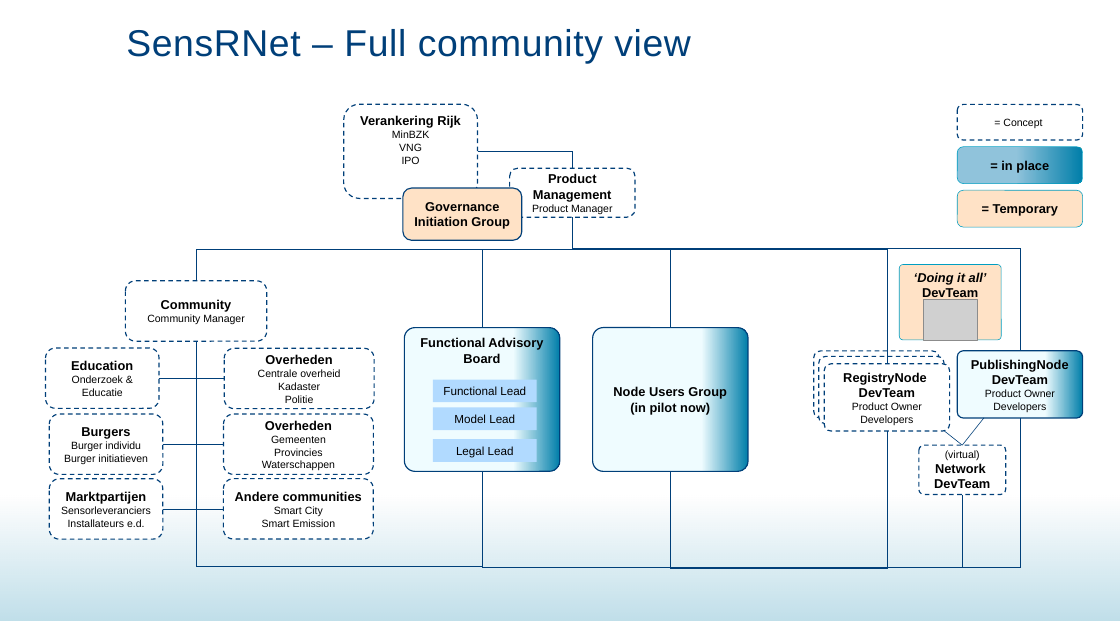
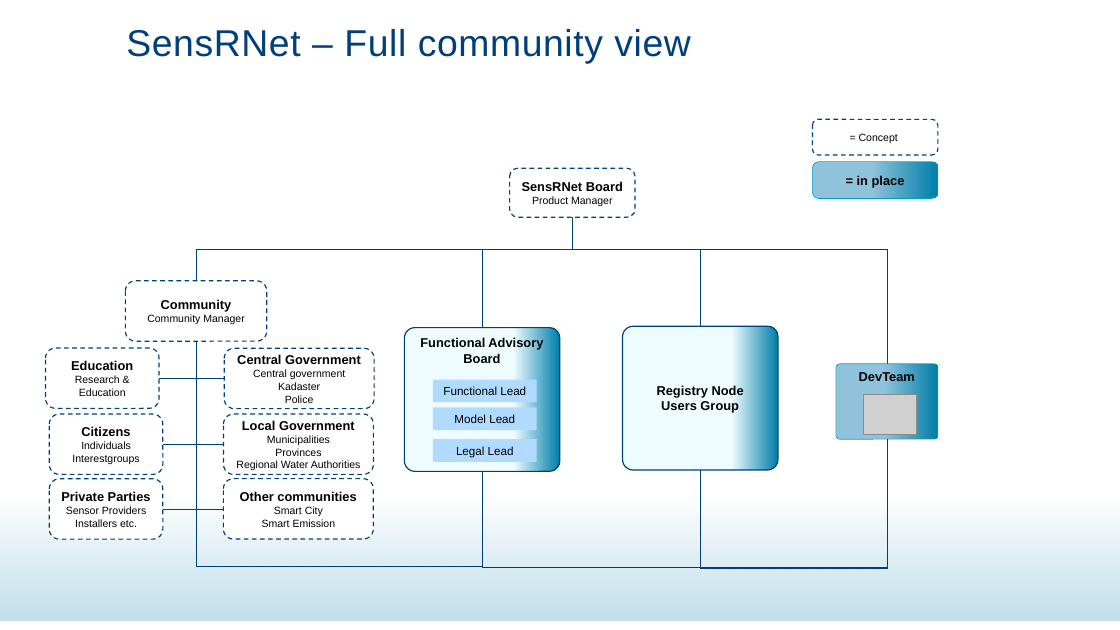
Before and after one commit to kadaster-labs/sensrnet-home, a slide deck: slide 1 of docs/SensRNet-OrganisatieStructuur.pptx. Drawn at 1120x630 pixels with LibreOffice and Linux fonts; fonts in the diff are those of the drawing; grey boxes stand for pictures; background and template pictures are left out. Boxes give left, top, right and bottom in pixels: in the first picture for what was removed or moved away, otherwise in the second. Text is boxed around its words. In the diff, an @@ line names an element or a change of style, - is before the commit and + after.

Commit message:
vereenvoudigde versie

```diff
--- a/docs/SensRNet-OrganisatieStructuur.pptx
+++ b/docs/SensRNet-OrganisatieStructuur.pptx
@@ rounded rectangle removed at [344,104,477,198] @@
-Verankering Rijk MinBZK
-VNG
-IPO
@@ rounded rectangle "= Concept": place and size @@
-rounded rectangle "= Concept" at [958,104,1083,139]
+rounded rectangle "= Concept" at [812,119,938,155]
@@ elbow line removed from (572, 168) to (478, 151) @@
@@ rounded rectangle "= in place": place and size @@
-rounded rectangle "= in place" at [958,147,1083,184]
+rounded rectangle "= in place" at [812,161,938,198]
@@ rounded rectangle removed at [403,188,523,240] @@
-Governance
-Initiation Group
@@ text in rounded rectangle at [522,181,623,191]: text changed @@
-Product Management
+SensRNet Board
@@ rounded rectangle removed at [958,190,1083,227] @@
-= Temporary
@@ elbow line moved from (572, 218) - (670, 328) to (572, 218) - (701, 326) @@
@@ elbow line removed from (1020, 351) to (572, 218) @@
@@ text in rounded rectangle at [914,272,987,285]: paragraph removed @@
-‘Doing it all’
@@ rounded rectangle "Registry Node": place and size @@
-rounded rectangle "Registry Node" at [593,328,749,471]
+rounded rectangle "Registry Node" at [623,326,778,470]
@@ text in rounded rectangle at [237,354,361,379]: text changed; size 9 to 11 pt; bold on @@
-Overheden
-Centrale overheid
+Central Government
+Central government
@@ rounded rectangle removed at [814,351,939,418] @@
@@ rounded rectangle removed at [819,356,944,423] @@
@@ rounded rectangle removed at [958,351,1083,418] @@
-PublishingNode DevTeam
-Product Owner
-Developers
@@ text in rounded rectangle at [75,375,126,396]: text changed @@
-Onderzoek &
-Educatie
+Research &
+Education
@@ text in rounded rectangle at [657,385,744,413]: text changed @@
-Node Users Group
-(in pilot now)
+Registry Node
+Users Group
@@ rounded rectangle removed at [824,364,949,431] @@
-RegistryNode
-DevTeam
-Product Owner
-Developers
@@ rounded rectangle "DevTeam": place and size @@
-rounded rectangle "DevTeam" at [900,265,1002,340]
+rounded rectangle "DevTeam" at [836,364,938,439]
@@ rounded rectangle "DevTeam" at [836,364,938,439]: fill #FFE2C6 to gradient #90C3DB to #007EA9 @@
@@ text in rounded rectangle at [285,395,314,403]: text changed @@
-Politie
+Police
@@ elbow line removed from (1020, 418) to (482, 471) @@
@@ picture: place and size @@
-picture at [923,300,977,340]
+picture at [864,394,918,434]
@@ line removed from (984, 418) to (963, 445) @@
@@ text in rounded rectangle at [72,426,139,464]: text changed @@
-Burgers
-Burger individu
-Burger initiatieven
+Citizens
+Individuals
+Interestgroups
@@ text in rounded rectangle at [236,420,361,470]: text changed @@
-Overheden
-Gemeenten
-Provincies
-Waterschappen
+Local Government
+Municipalities
+Provinces
+Regional Water Authorities
@@ elbow line moved from (887, 431) - (670, 471) to (887, 439) - (701, 470) @@
@@ rounded rectangle removed at [919,445,1006,495] @@
-(virtual)
-Network
-DevTeam
@@ line removed from (944, 431) to (963, 445) @@
@@ elbow line removed from (963, 495) to (670, 471) @@
@@ text in rounded rectangle at [61,491,151,527]: text changed @@
-Marktpartijen
-Sensorleveranciers
-Installateurs e.d.
+Private Parties
+Sensor Providers
+Installers etc.
@@ text in rounded rectangle at [240,491,356,501]: text changed @@
-Andere communities
+Other communities
```
